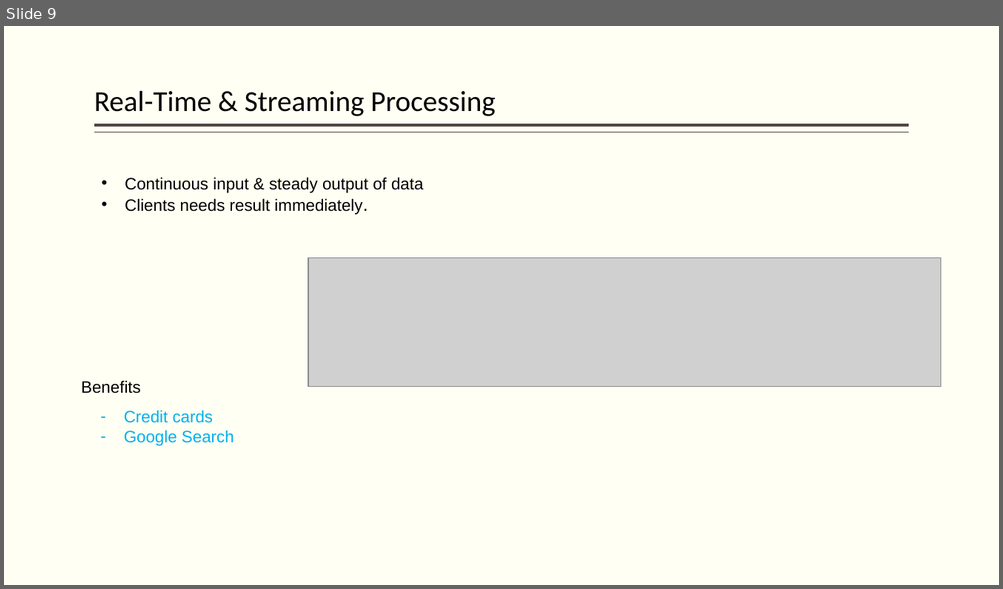
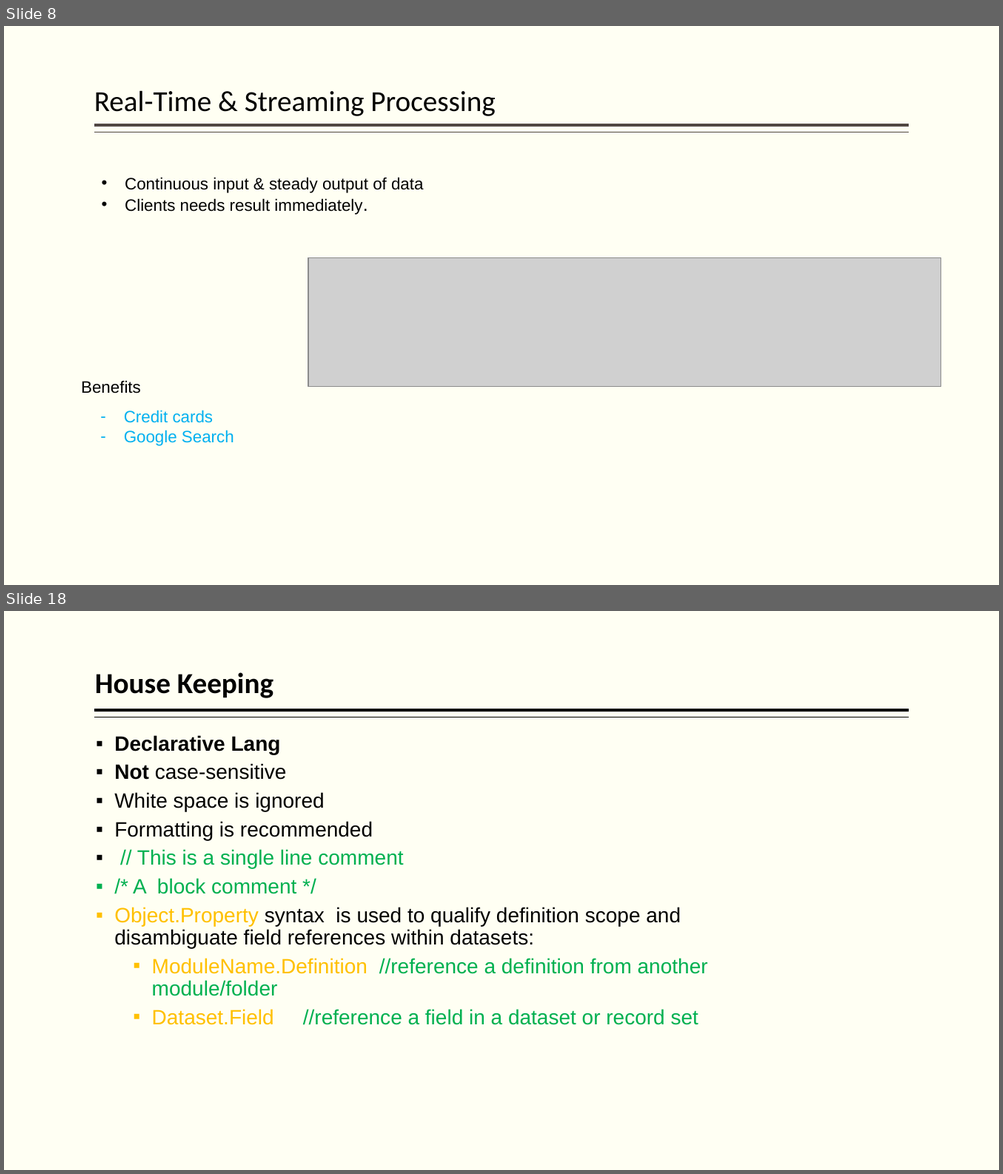
Before and after one commit to hpccsystems-solutions-lab/NCF-2021, a slide deck: BigData-ECL-NCF2021.pptx. Shown one above the other, each under a label of ours: slide 9 before the commit, slides 8 and 18 after it; the slides between them are not shown. The pictures are 1003x589 and 1003x1174 pixels, drawn with LibreOffice and Linux fonts; fonts in the diff are those of the drawing; grey boxes stand for pictures. Boxes give left, top, right and bottom in pixels: in the first picture for what was removed or moved away, otherwise in the second. Text is boxed around its words. In the diff, an @@ line names an element or a change of style, - is before the commit and + after.

```diff
--- a/BigData-ECL-NCF2021.pptx
+++ b/BigData-ECL-NCF2021.pptx
@@ slide 18 added at (4,611,999,1170), background #FFFFF3 @@
@@ title added at (95,672,273,698), 28 pt, text #000000, bold @@
+House Keeping
@@ line added from (909, 710) to (94, 710), #000000 3 pt @@
@@ line added from (909, 718) to (94, 718), #000000 1 pt @@
@@ text added at (114,735,708,1025), 20 pt, text #000000 @@
+  ▪ Declarative Lang
+  ▪ Not case-sensitive
+  ▪ White space is ignored
+  ▪ Formatting is recommended
+  ▪ // This is a single line comment
+  ▪ /* A block comment */
+  ▪ Object.Property syntax is used to qualify definition scope and disambiguate field references within datasets:
+    ▪ ModuleName.Definition //reference a definition from another module/folder
+    ▪ Dataset.Field //reference a field in a dataset or record set
@@ what was slide 9 is now slide 8 @@
```
Also in this commit, not shown: 4 slides changed, 63 other slides added, 4 slides removed, 9 other files.
